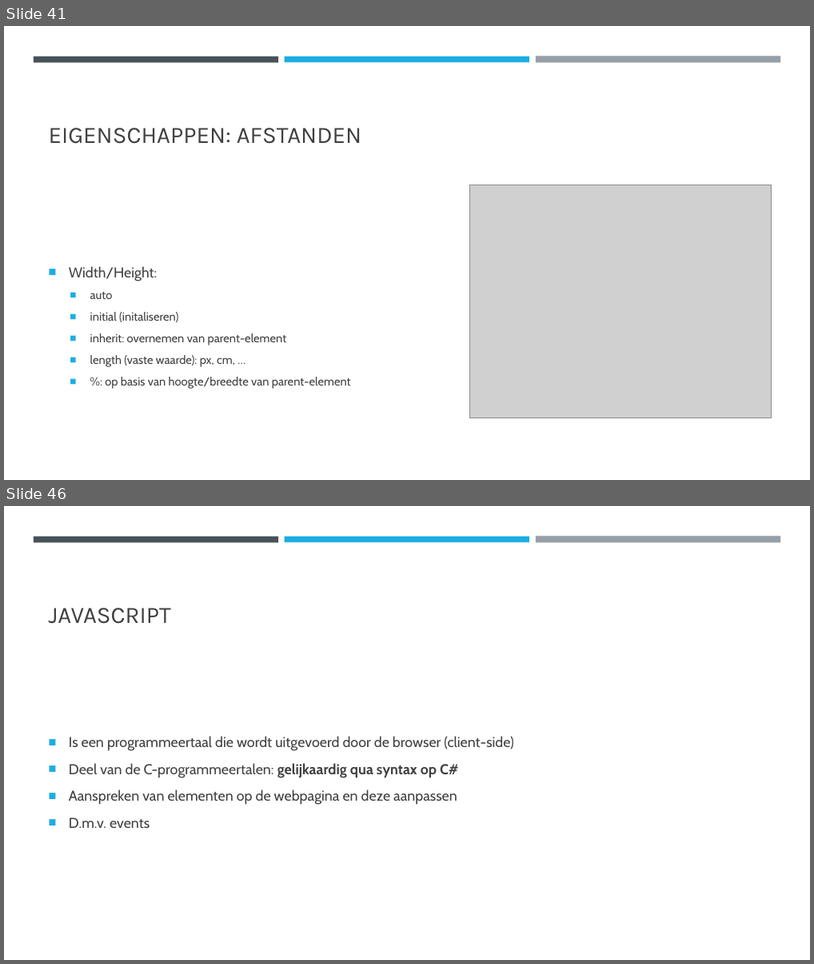
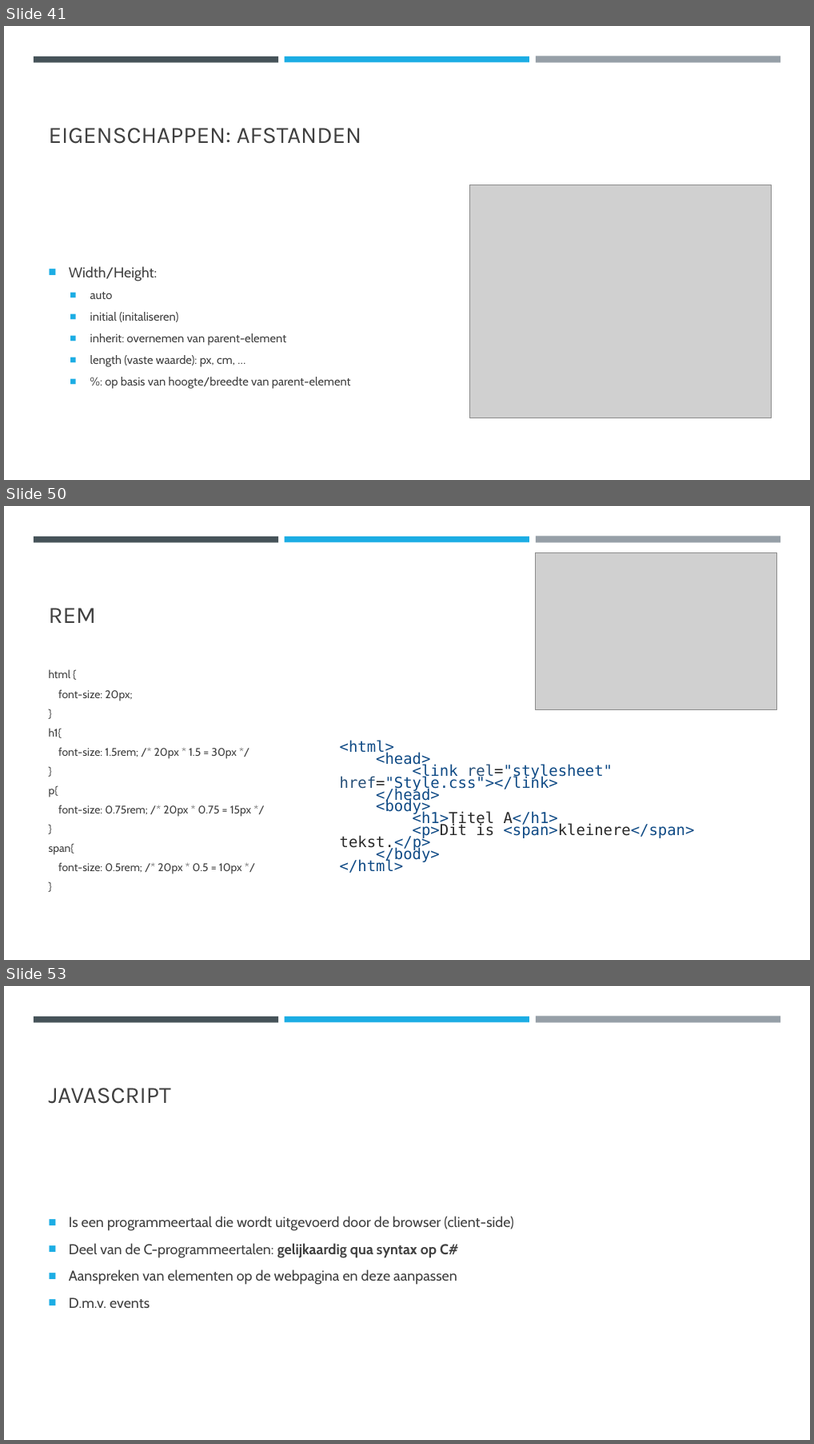
Before and after one commit to DhrLeroy/Webdesign, a slide deck: Webdesign.pptx. Shown one above the other, each under a label of ours: slides 41 and 46 before the commit, slides 41, 50 and 53 after it; the slides between them are not shown. The pictures are 814x964 and 814x1444 pixels, drawn with LibreOffice and Linux fonts; fonts in the diff are those of the drawing; grey boxes stand for pictures. Boxes give left, top, right and bottom in pixels: in the first picture for what was removed or moved away, otherwise in the second. Text is boxed around its words. In the diff, an @@ line names an element or a change of style, - is before the commit and + after.

```diff
--- a/Webdesign.pptx
+++ b/Webdesign.pptx
@@ slide 50 added at box(4, 506, 810, 960), background #FFFFFF; not listed: 3 template elements that a slide beside it also shows @@
@@ picture added at box(536, 552, 778, 710) @@
@@ title added at box(49, 608, 96, 623), 28 pt, text #404040 @@
+REM
@@ text added at box(49, 669, 251, 874), 13.2 pt, text #404040 @@
+html {
+font-size: 20px;
+}
+h1{
+font-size: 1.5rem; /* 20px * 1.5 = 30px */
+}
+p{
+font-size: 0.75rem; /* 20px * 0.75 = 15px */
+}
+span{
+font-size: 0.5rem; /* 20px * 0.5 = 10px */
+}
@@ text added at box(340, 740, 695, 872), 18 pt, text #0F4A85 @@
+<html>
+<head>
+<link rel="stylesheet" href="Style.css"></link>
+</head>
+<body>
+<h1>Titel A</h1>
+<p>Dit is <span>kleinere</span> tekst.</p>
+</body>
+</html>
@@ what was slide 46 is now slide 53 @@
```
Also in this commit, not shown: 3 slides changed, 6 other slides added, 11 other files.
